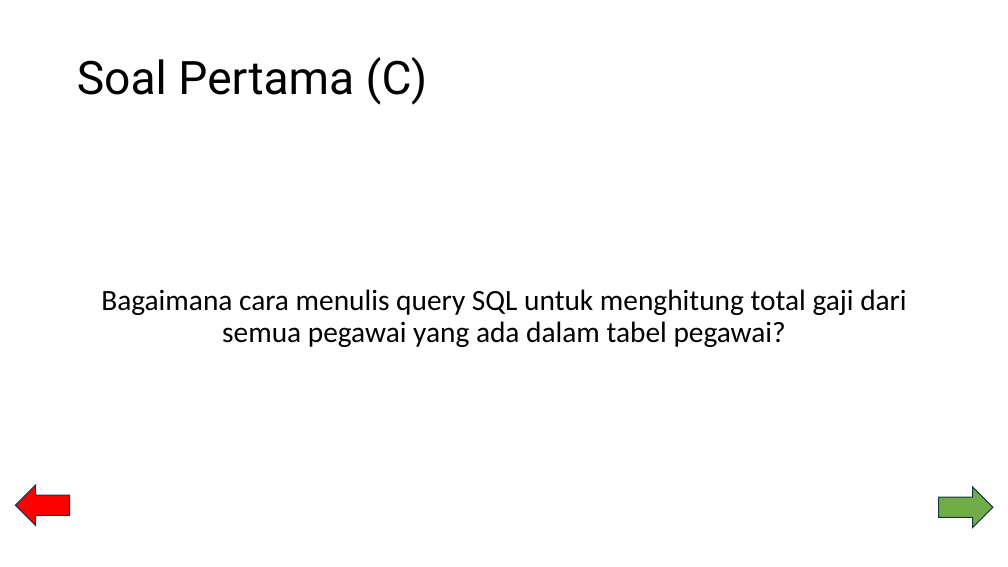
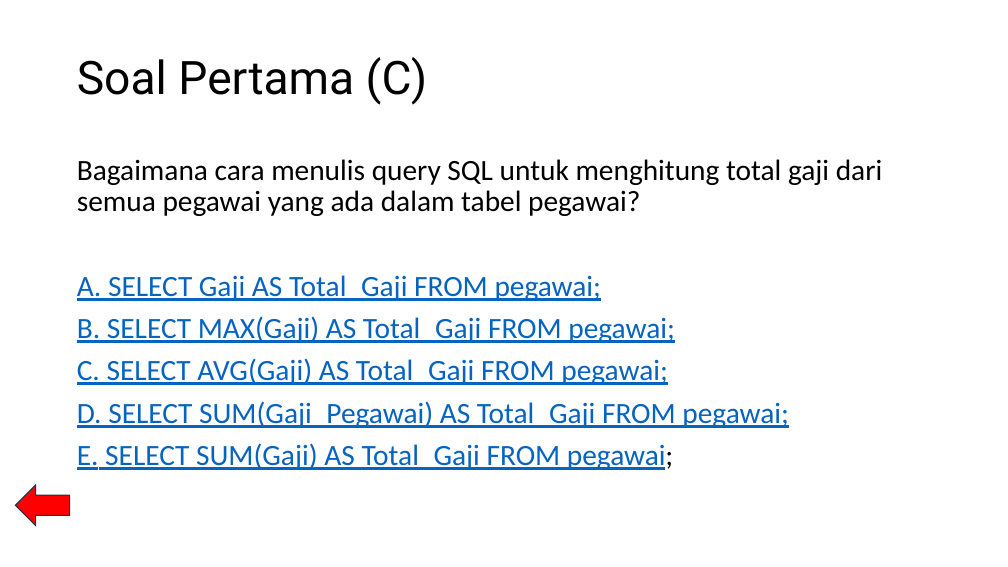
Before and after one commit to clementhermawan/BASIS-DATA, a slide deck: slide 31 of PermainanTikTakTu.pptx (slide 22 before the commit). Drawn at 1008x567 pixels with LibreOffice and Linux fonts; fonts in the diff are those of the drawing. Boxes give left, top, right and bottom in pixels: in the first picture for what was removed or moved away, otherwise in the second. Text is boxed around its words. In the diff, an @@ line names an element or a change of style, - is before the commit and + after.

```diff
--- a/PermainanTikTakTu.pptx
+++ b/PermainanTikTakTu.pptx
@@ text at <box>77,159,882,216</box>: alignment centre to left @@
@@ text at <box>77,275,789,470</box>: paragraphs added @@
+A. SELECT Gaji AS Total_Gaji FROM pegawai;
+B. SELECT MAX(Gaji) AS Total_Gaji FROM pegawai;
+C. SELECT AVG(Gaji) AS Total_Gaji FROM pegawai;
+D. SELECT SUM(Gaji_Pegawai) AS Total_Gaji FROM pegawai;
+E. SELECT SUM(Gaji) AS Total_Gaji FROM pegawai;
@@ right arrow removed at <box>939,487,994,528</box> @@
```
Also in this commit, not shown: 16 other slides changed, 9 slides added.
